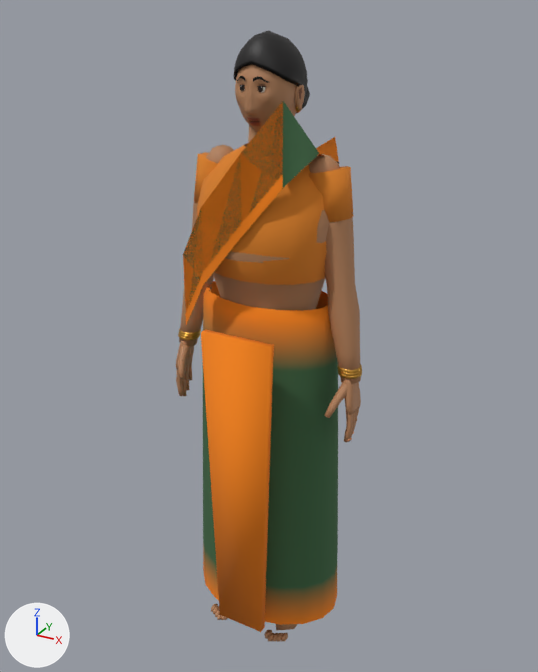
The glTF model public/assets/models/characters/CHR_Villager_C.glb as it was, and as the next commit left it.
Before and after are seen from a camera (50 mm lens) standing at (0.833, -1.519, 1.616) and looking at (-0.008, 0.011, 0.85). Arrows for +X, +Y and +Z are at lower left; the lights stay in place. The older version comes first. Vertices at exactly the same position are counted once.

The first picture shows 'CHR_Villager_C_Mesh'.
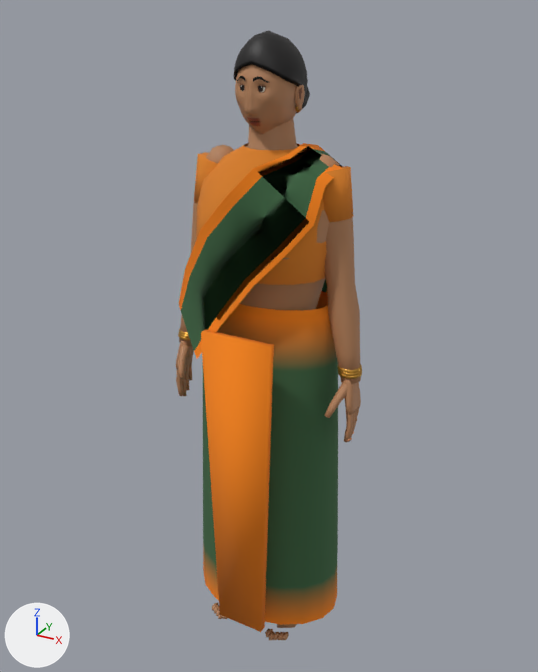
Edits to the scene script, one JSON object a line:
```json
{"block": "me_chr_villager_c_mesh", "where": "# used by ob_chr_villager_c_mesh; location = (0.0, 0.0, 0.0)"}
{"op": "remove", "block": "me_chr_villager_c_mesh", "code": "me_chr_villager_c_mesh.from_pydata(...)  # 4491 vertices, 8592 faces; spans x -0.26..0.26, y -0.2..0.15, z -0.01..1.57"}
{"op": "add", "block": "me_chr_villager_c_mesh", "code": "me_chr_villager_c_mesh.from_pydata(...)  # 4503 vertices, 8676 faces; spans x -0.26..0.26, y -0.2..0.16, z -0.01..1.57"}
{"block": "me_chr_villager_c_mesh", "change": "me_chr_villager_c_mesh part 1: the loose piece of 18 vertices spanning x -0.15..0.14, y -0.17..0.15, z 0.77..1.33 is rebuilt with 48 vertices and now spans x -0.21..0.18, y -0.19..0.16, z 0.77..1.34"}
{"block": "me_chr_villager_c_mesh", "change": "me_chr_villager_c_mesh part 2: 12 vertices moved within x -0.03..0.03, y -0.08..-0.07, z 1.45..1.47; 38 vertices removed from x -0.15..0.14, y -0.17..0.14, z 0.77..1.47; 20 vertices added at x -0.03..0.03, y -0.08..-0.06, z 1.45..1.47"}
{"block": "me_chr_villager_c_mesh", "change": "me_chr_villager_c_mesh part 3: 24 vertices moved from x -0.12..0.12, y -0.15..0.04, z 0.01..0.04 to x -0.12..0.12, y -0.15..0.03, z 0.01..0.04; 13 vertices removed from x -0.11..0.11, y -0.16..-0.13, z 0.01..0.02; 13 vertices added at x -0.12..0.12, y -0.15..-0.11, z 0.01..0.02"}
```

Where the change shows, as pixel boxes [x1, y1, x2, y2] in the pictures (538 x 672 px; the box of a moved part takes in the faces that stretch with it):
```json
{"object": "CHR_Villager_C_Mesh", "change": "reshaped", "before": [176, 30, 362, 642], "after": [176, 30, 362, 640]}
{"part": 1, "of": "me_chr_villager_c_mesh", "change": "rebuilt", "before": [185, 154, 338, 325], "after": [179, 143, 343, 359]}
{"part": 2, "of": "me_chr_villager_c_mesh", "change": "moved or reshaped", "before": [183, 85, 339, 323], "on screen": "not visible afterwards"}
{"part": 3, "of": "me_chr_villager_c_mesh", "change": "moved or reshaped", "before": [211, 604, 297, 642], "after": [212, 603, 297, 640]}
```
